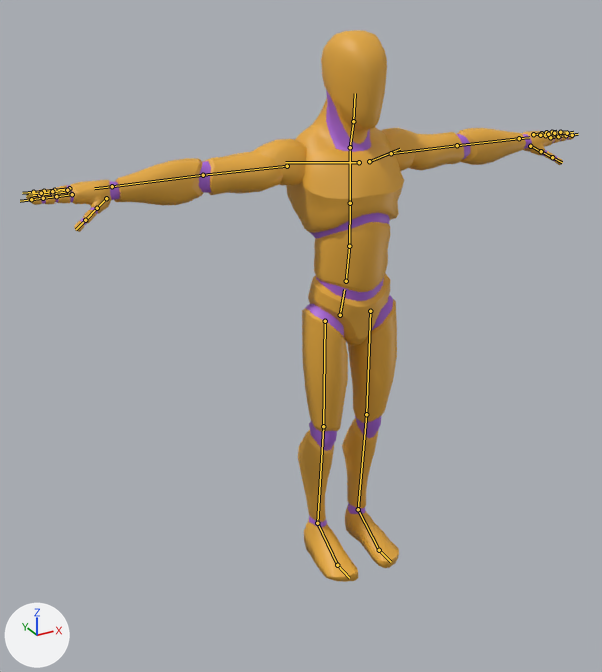
What one commit did to the glTF model public/character.glb.
Both versions are drawn from a 50 mm camera at (-1.38, -2.19, 1.99) aimed at (-0.1, 0.15, 0.82). Lighting does not change. The marker at lower left points along +X, +Y and +Z. The older version comes first. The bones that change, and the others that lie on the model, are drawn over the model as lines.

In view in the first picture: 'Mannequin'.
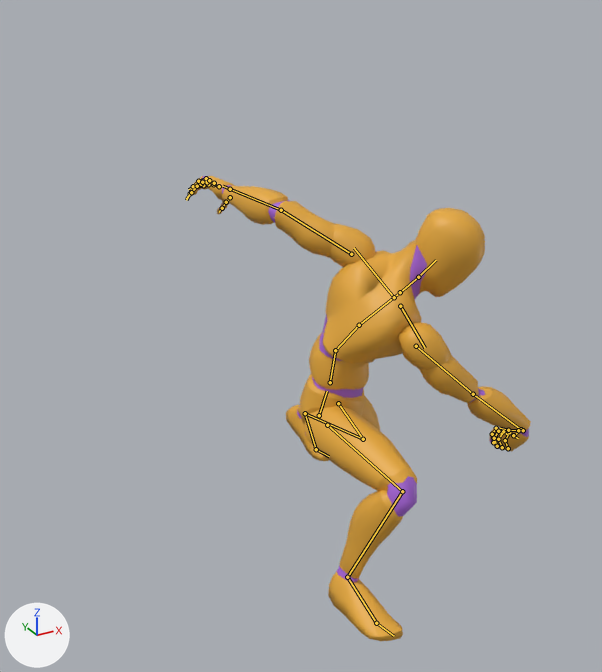
The newer file adds an action. The first version stands in its rest pose; the second is drawn at frame 12 of the action 'swing'.

What the commit changed:
Bone 'pelvis' (bone_pelvis) moves from (0.0, 0.0, 0.0) to (-0.065, -0.377, 0.073).
Bone 'pelvis' (bone_pelvis) turns from (0, 0, 0) to (-8, 43, -18) degrees about its own x, y and z.
Bone 'spine_02' (bone_spine_02) turns from (0, 0, 0) to (38, -1, 11) degrees about its own x, y and z.
Bone 'spine_03' (bone_spine_03) turns from (0, 0, 0) to (28, 62, 4) degrees about its own x, y and z.
Bone 'neck_01' (bone_neck_01) turns from (0, 0, 0) to (-35, -39, 27) degrees about its own x, y and z.
Bone 'Head' (bone_head) turns from (0, 0, 0) to (4, -24, -1) degrees about its own x, y and z.
Bone 'upperarm_l' (bone_upperarm_l) turns from (0, 0, 0) to (-17, -3, -19) degrees about its own x, y and z.
Bone 'lowerarm_l' (bone_lowerarm_l) turns from (0, 0, 0) to (37, 13, 0) degrees about its own x, y and z.
Bone 'hand_l' (bone_hand_l) turns from (0, 0, 0) to (10, -9, 0) degrees about its own x, y and z.
Bone 'index_02_l' (bone_index_02_l) turns from (0, 0, 0) to (10, 0, 0) degrees about its own x, y and z.
Bone 'middle_01_l' (bone_middle_01_l) turns from (0, 0, 0) to (11, 0, 0) degrees about its own x, y and z.
Bone 'middle_02_l' (bone_middle_02_l) turns from (0, 0, 0) to (11, 0, 0) degrees about its own x, y and z.
Bone 'pinky_01_l' (bone_pinky_01_l) turns from (0, 0, 0) to (30, 0, 0) degrees about its own x, y and z.
Bone 'pinky_02_l' (bone_pinky_02_l) turns from (0, 0, 0) to (30, 0, 0) degrees about its own x, y and z.
Bone 'pinky_03_l' (bone_pinky_03_l) turns from (0, 0, 0) to (30, 0, 0) degrees about its own x, y and z.
Bone 'ring_01_l' (bone_ring_01_l) turns from (0, 0, 0) to (23, 0, 0) degrees about its own x, y and z.
Bone 'ring_02_l' (bone_ring_02_l) turns from (0, 0, 0) to (23, 0, 0) degrees about its own x, y and z.
Bone 'ring_03_l' (bone_ring_03_l) turns from (0, 0, 0) to (23, 0, 0) degrees about its own x, y and z.
Bone 'clavicle_r' (bone_clavicle_r) turns from (0, 0, 0) to (-3, 1, -2) degrees about its own x, y and z.
Bone 'upperarm_r' (bone_upperarm_r) turns from (0, 0, 0) to (42, 3, -9) degrees about its own x, y and z.
Bone 'lowerarm_r' (bone_lowerarm_r) turns from (0, 0, 0) to (-32, 105, -32) degrees about its own x, y and z.
Bone 'hand_r' (bone_hand_r) turns from (0, 0, 0) to (-69, 10, 3) degrees about its own x, y and z.
Bone 'index_01_r' (bone_index_01_r) turns from (0, 0, 0) to (78, 0, 0) degrees about its own x, y and z.
Bone 'index_02_r' (bone_index_02_r) turns from (0, 0, 0) to (77, 0, 0) degrees about its own x, y and z.
Bone 'index_03_r' (bone_index_03_r) turns from (0, 0, 0) to (77, 0, 0) degrees about its own x, y and z.
Bone 'middle_01_r' (bone_middle_01_r) turns from (0, 0, 0) to (78, 0, 0) degrees about its own x, y and z.
Bone 'middle_02_r' (bone_middle_02_r) turns from (0, 0, 0) to (77, 0, 0) degrees about its own x, y and z.
Bone 'middle_03_r' (bone_middle_03_r) turns from (0, 0, 0) to (77, 0, 0) degrees about its own x, y and z.
Bone 'pinky_01_r' (bone_pinky_01_r) turns from (0, 0, 0) to (83, 6, -6) degrees about its own x, y and z.
Bone 'pinky_02_r' (bone_pinky_02_r) turns from (0, 0, 0) to (77, 3, 0) degrees about its own x, y and z.
Bone 'pinky_03_r' (bone_pinky_03_r) turns from (0, 0, 0) to (77, 0, 0) degrees about its own x, y and z.
Bone 'ring_01_r' (bone_ring_01_r) turns from (0, 0, 0) to (78, 0, 0) degrees about its own x, y and z.
Bone 'ring_02_r' (bone_ring_02_r) turns from (0, 0, 0) to (77, 0, 0) degrees about its own x, y and z.
Bone 'ring_03_r' (bone_ring_03_r) turns from (0, 0, 0) to (77, 0, 0) degrees about its own x, y and z.
Bone 'thumb_01_r' (bone_thumb_01_r) turns from (0, 0, 0) to (11, 0, -5) degrees about its own x, y and z.
Bone 'thumb_02_r' (bone_thumb_02_r) turns from (0, 0, 0) to (25, -3, 0) degrees about its own x, y and z.
Bone 'thumb_03_r' (bone_thumb_03_r) turns from (0, 0, 0) to (87, 0, 0) degrees about its own x, y and z.
Bone 'thigh_l' (bone_thigh_l) turns from (0, 0, 0) to (-8, -3, -45) degrees about its own x, y and z.
Bone 'calf_l' (bone_calf_l) turns from (0, 0, 0) to (57, 27, -2) degrees about its own x, y and z.
Bone 'foot_l' (bone_foot_l) turns from (0, 0, 0) to (-34, 6, 40) degrees about its own x, y and z.
Bone 'ball_l' (bone_ball_l) turns from (0, 0, 0) to (35, 0, 0) degrees about its own x, y and z.
Bone 'thigh_r' (bone_thigh_r) turns from (0, 0, 0) to (-56, 25, 45) degrees about its own x, y and z.
Bone 'calf_r' (bone_calf_r) turns from (0, 0, 0) to (98, 31, -3) degrees about its own x, y and z.
Bone 'foot_r' (bone_foot_r) turns from (0, 0, 0) to (-15, 2, -9) degrees about its own x, y and z.

Boxes [x1, y1, x2, y2] around the edits, measured in the pictures (602 x 672 px):
'Mannequin', posed (38% narrower, 16% shorter)
    before: [26, 30, 574, 582]
    after: [189, 176, 531, 641]
bone 'pelvis', root to tip
    before: (340, 315) to (344, 289)
    after: (319, 415) to (327, 391)
bone 'spine_02', root to tip
    before: (349, 246) to (350, 203)
    after: (335, 350) to (359, 325)
bone 'spine_03', root to tip
    before: (350, 203) to (350, 150)
    after: (359, 325) to (397, 294)
bone 'neck_01', root to tip
    before: (350, 147) to (353, 121)
    after: (400, 292) to (418, 277)
bone 'Head', root to tip
    before: (353, 121) to (355, 93)
    after: (418, 277) to (436, 260)
bone 'upperarm_l', root to tip
    before: (391, 153) to (457, 145)
    after: (351, 254) to (281, 210)
bone 'lowerarm_l', root to tip
    before: (457, 145) to (519, 138)
    after: (281, 210) to (230, 189)
bone 'hand_l', root to tip
    before: (519, 138) to (529, 137)
    after: (230, 189) to (223, 186)
bone 'index_02_l', root to tip
    before: (558, 136) to (566, 135)
    after: (213, 184) to (208, 184)
bone 'middle_01_l', root to tip
    before: (545, 135) to (554, 134)
    after: (214, 183) to (207, 182)
bone 'middle_02_l', root to tip
    before: (554, 134) to (560, 133)
    after: (207, 182) to (201, 184)
bone 'pinky_01_l', root to tip
    before: (533, 134) to (541, 133)
    after: (206, 178) to (198, 181)
bone 'pinky_02_l', root to tip
    before: (541, 133) to (546, 132)
    after: (198, 181) to (193, 186)
bone 'pinky_03_l', root to tip
    before: (546, 132) to (552, 132)
    after: (193, 186) to (190, 193)
bone 'ring_01_l', root to tip
    before: (540, 135) to (548, 134)
    after: (209, 180) to (202, 182)
bone 'ring_02_l', root to tip
    before: (548, 134) to (554, 133)
    after: (202, 182) to (197, 186)
bone 'ring_03_l', root to tip
    before: (554, 133) to (560, 132)
    after: (197, 186) to (191, 192)
bone 'clavicle_r', root to tip
    before: (359, 162) to (285, 162)
    after: (400, 306) to (425, 348)
bone 'upperarm_r', root to tip
    before: (287, 166) to (203, 175)
    after: (416, 346) to (473, 394)
bone 'lowerarm_r', root to tip
    before: (203, 175) to (112, 186)
    after: (473, 394) to (521, 429)
bone 'hand_r', root to tip
    before: (112, 186) to (94, 188)
    after: (521, 429) to (512, 437)
bone 'index_01_r', root to tip
    before: (72, 194) to (56, 196)
    after: (508, 448) to (505, 440)
bone 'index_02_r', root to tip
    before: (56, 196) to (43, 198)
    after: (505, 440) to (509, 432)
bone 'index_03_r', root to tip
    before: (43, 198) to (31, 199)
    after: (509, 432) to (513, 435)
bone 'middle_01_r', root to tip
    before: (68, 191) to (52, 193)
    after: (502, 447) to (498, 439)
bone 'middle_02_r', root to tip
    before: (52, 193) to (39, 195)
    after: (498, 439) to (503, 431)
bone 'middle_03_r', root to tip
    before: (39, 195) to (26, 196)
    after: (503, 431) to (508, 435)
bone 'pinky_01_r', root to tip
    before: (69, 188) to (54, 190)
    after: (493, 442) to (492, 434)
bone 'pinky_02_r', root to tip
    before: (54, 190) to (44, 191)
    after: (492, 434) to (496, 428)
bone 'pinky_03_r', root to tip
    before: (44, 191) to (33, 192)
    after: (496, 428) to (499, 431)
bone 'ring_01_r', root to tip
    before: (67, 190) to (52, 191)
    after: (497, 446) to (494, 438)
bone 'ring_02_r', root to tip
    before: (52, 191) to (41, 193)
    after: (494, 438) to (498, 431)
bone 'ring_03_r', root to tip
    before: (41, 193) to (29, 194)
    after: (498, 431) to (502, 434)
bone 'thumb_01_r', root to tip
    before: (106, 198) to (97, 208)
    after: (523, 430) to (518, 430)
bone 'thumb_02_r', root to tip
    before: (97, 208) to (85, 220)
    after: (518, 430) to (508, 430)
bone 'thumb_03_r', root to tip
    before: (85, 220) to (76, 229)
    after: (508, 430) to (500, 428)
bone 'thigh_l', root to tip
    before: (370, 311) to (366, 414)
    after: (338, 403) to (363, 439)
bone 'calf_l', root to tip
    before: (366, 414) to (358, 509)
    after: (363, 439) to (305, 413)
bone 'foot_l', root to tip
    before: (358, 509) to (379, 550)
    after: (305, 413) to (316, 449)
bone 'ball_l', root to tip
    before: (379, 550) to (391, 562)
    after: (316, 449) to (329, 456)
bone 'thigh_r', root to tip
    before: (325, 321) to (323, 426)
    after: (327, 425) to (402, 491)
bone 'calf_r', root to tip
    before: (323, 426) to (317, 523)
    after: (402, 491) to (347, 577)
bone 'foot_r', root to tip
    before: (317, 523) to (337, 565)
    after: (347, 577) to (376, 623)
